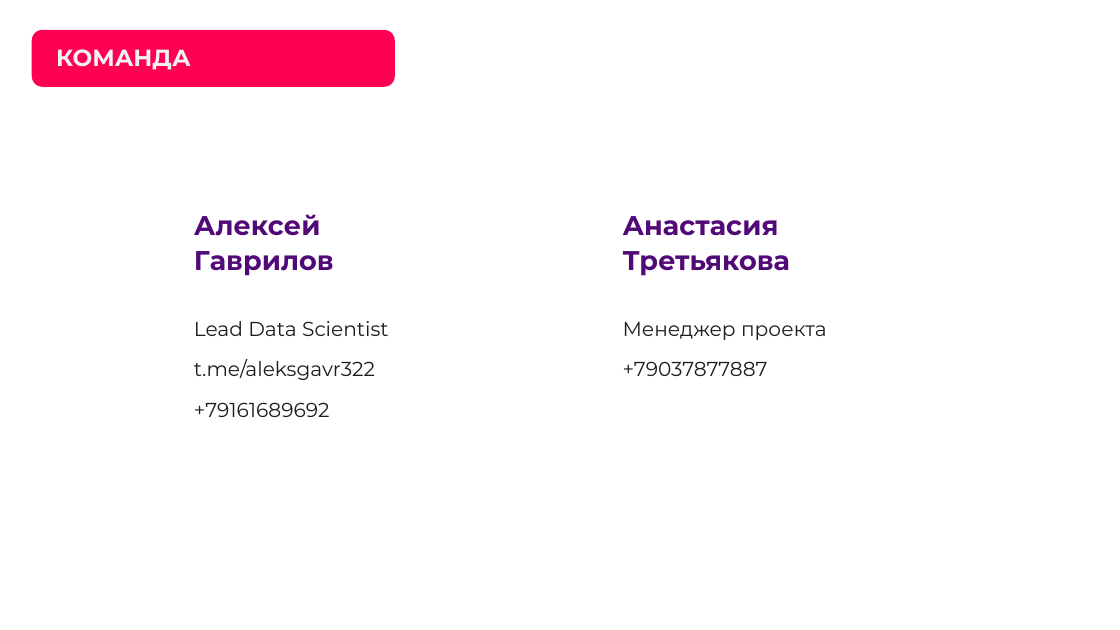
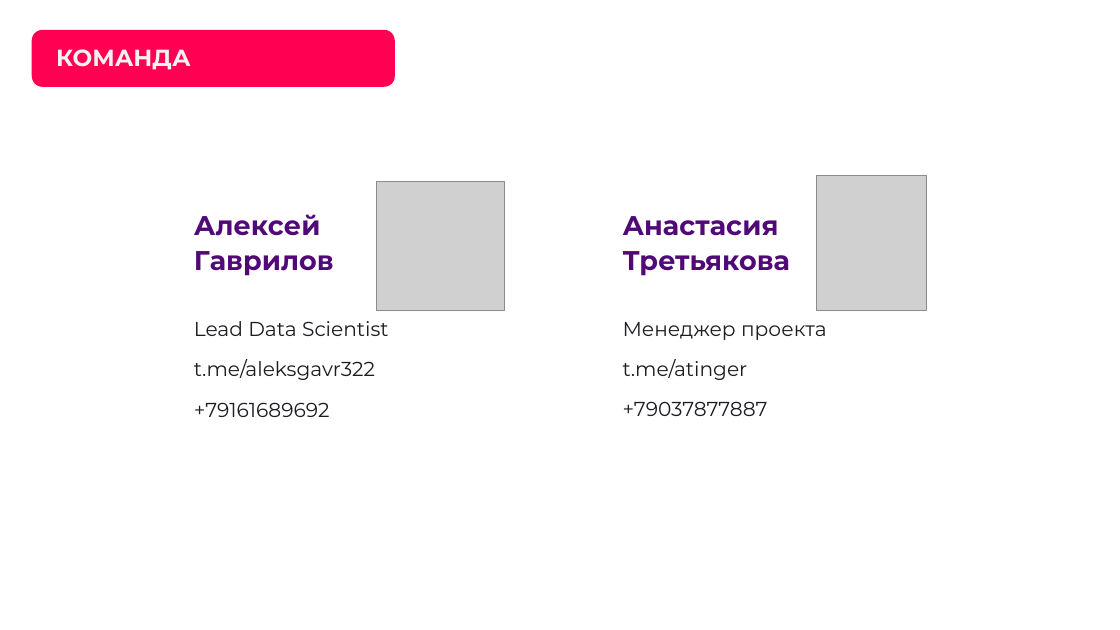
Before and after one commit to AlexGvr/rus_vines, a slide deck: slide 3 of ЛЦТ2026 Сканер российских вин.pptx. Drawn at 1120x630 pixels with LibreOffice and Linux fonts; fonts in the diff are those of the drawing; grey boxes stand for pictures; background and template pictures are left out. Boxes give left, top, right and bottom in pixels: in the first picture for what was removed or moved away, otherwise in the second. Text is boxed around its words. In the diff, an @@ line names an element or a change of style, - is before the commit and + after.

```diff
--- a/ЛЦТ2026 Сканер российских вин.pptx
+++ b/ЛЦТ2026 Сканер российских вин.pptx
@@ picture added at box(817, 176, 926, 311) @@
@@ picture added at box(376, 182, 505, 311) @@
@@ text at box(623, 359, 748, 380): paragraph added @@
+t.me/atinger
```
Also in this commit, not shown: 14 other slides changed, 2 other files.
